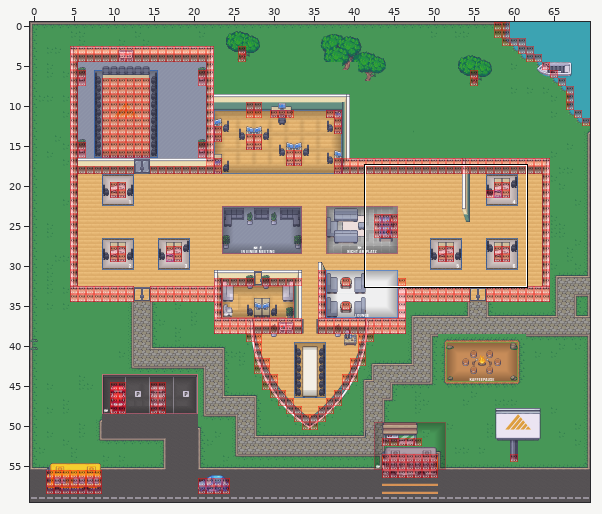
Tiled map (JSON) -- map.tmj. The first picture is a wide view before the edit; the outline marks the close-up.
Close-up. First the earlier version:
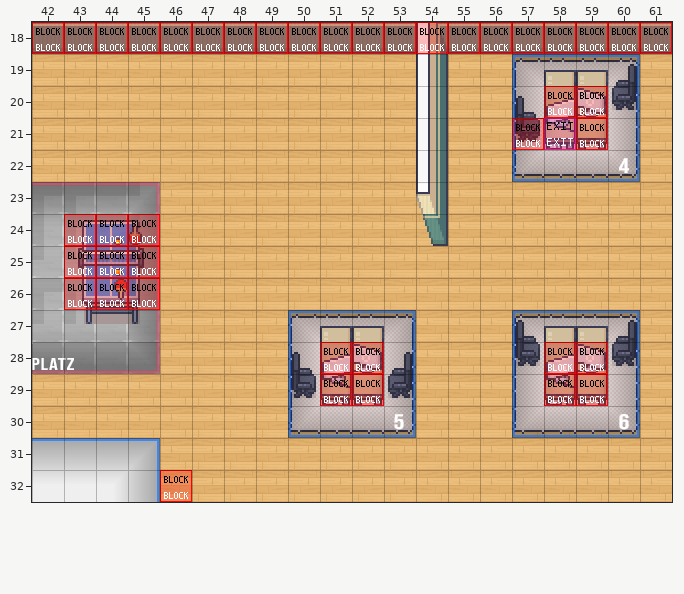
Cells are 32x32 px. Shown: x 42..61, y 18..32. The commit also changed other parts of the map, which this record leaves out.
New version:
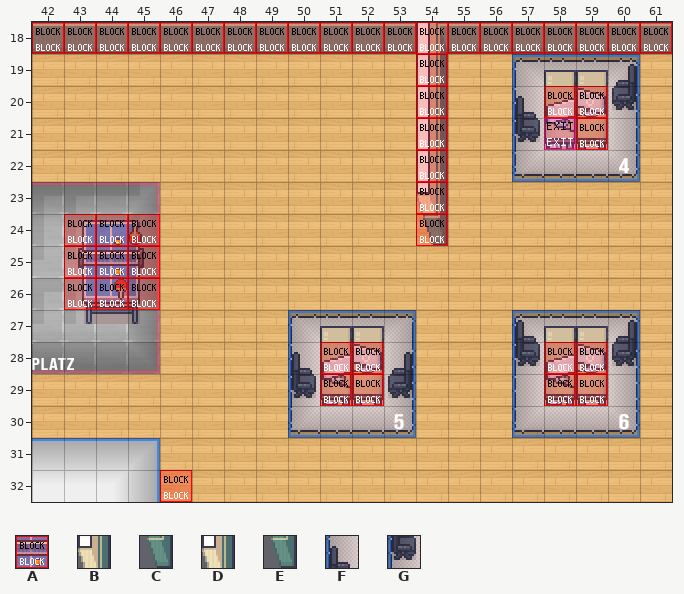
Key: from "Chunk 1": A 6; from "Chunk 2": B 144, C 145, D 157, E 158; from "Chunk 3": F 216; from "Chunk 4": G 96.
_ is an empty cell.
See-through tiles are keyed as they look on the map.
Difference:
Layer "walls":
y 23: x 54 D -> B
y 24: x 54 E -> C
Layer "areas":
y 21: x 57 F -> G
Layer "doors/collisions":
y 19..20: x 54 _ -> A
y 21: x 54 _ -> A; x 57 A -> _
y 22..24: x 54 _ -> A
Boxes around the changes in both close-ups, in picture pixels (x1, y1, x2, y2):
changed: (416, 54, 448, 246)
changed: (512, 118, 544, 150)
